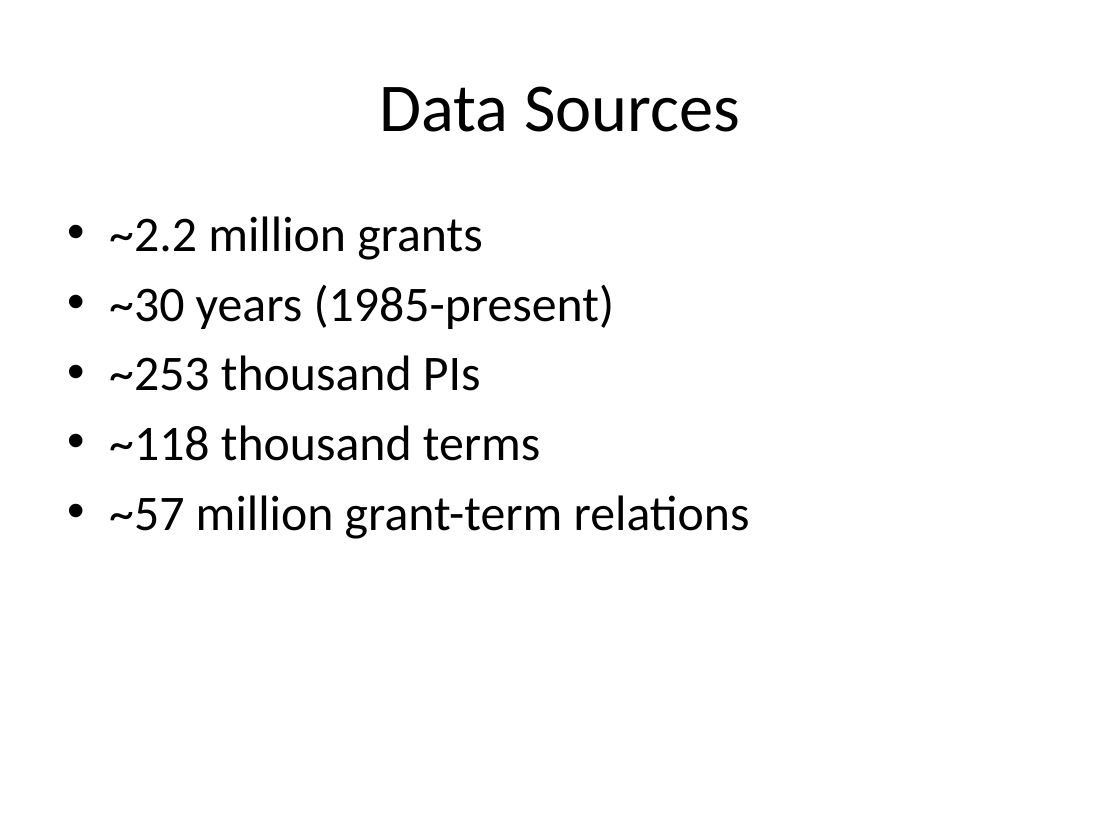
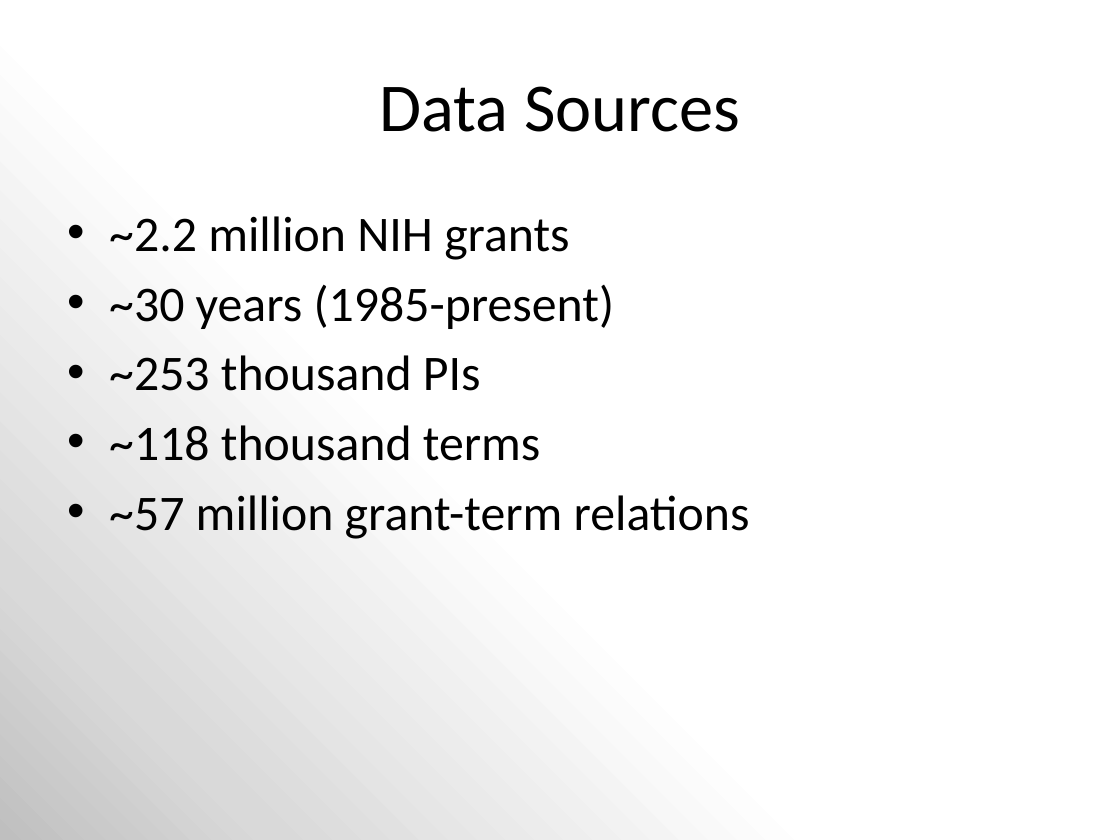
Before and after one commit to MizzouDataMiningCourse-Vaccines/VaccineEffectiveness, a slide deck: slide 2 of docs/Mining NIH Grant Data.pptx. Drawn at 1120x840 pixels with LibreOffice and Linux fonts; fonts in the diff are those of the drawing. Boxes give left, top, right and bottom in pixels: in the first picture for what was removed or moved away, otherwise in the second. Text is boxed around its words. In the diff, an @@ line names an element or a change of style, - is before the commit and + after.

```diff
--- a/docs/Mining NIH Grant Data.pptx
+++ b/docs/Mining NIH Grant Data.pptx
@@ background #FFFFFF to gradient #BFBFBF to #D9D9D9 to #FFFFFF @@
@@ text at box(109, 216, 569, 260): text changed @@
-• ~2.2 million grants
+• ~2.2 million NIH grants
```
Also in this commit, not shown: 12 other slides changed, 1 slide added, 4 slides removed, 1 other file.
